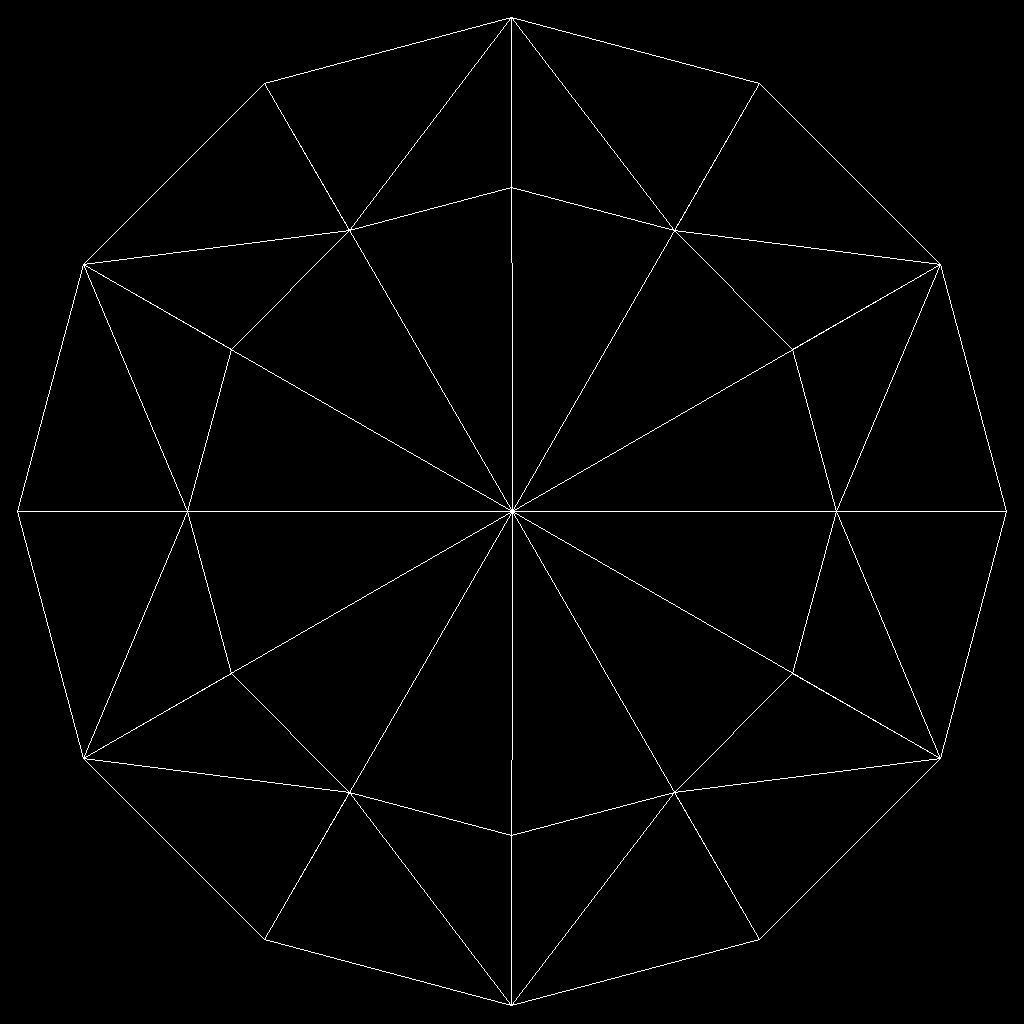
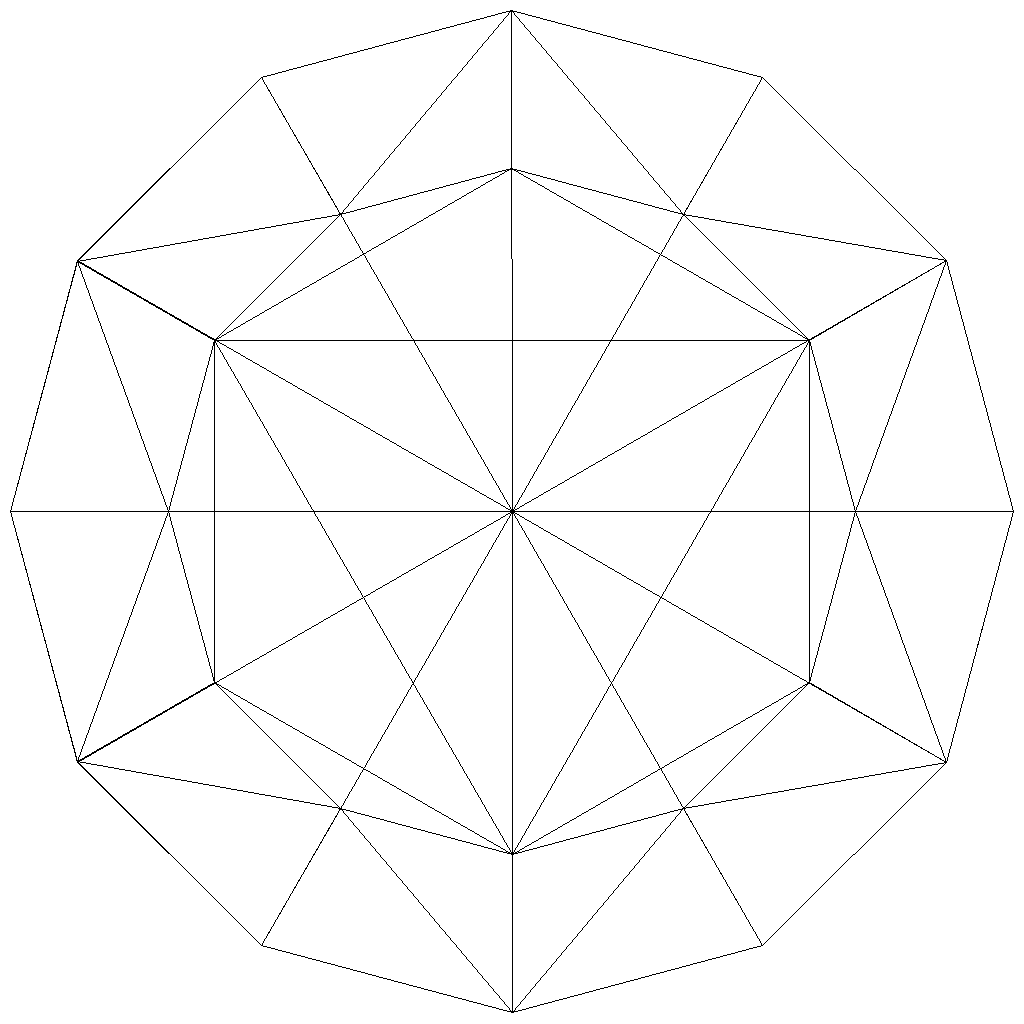
Comparing the layer stacks of the two 1024 x 1024 images. Changes:
renamed "Layer 1" to "Layer 2", painted on it over left=0, top=0, right=1024, bottom=1024
